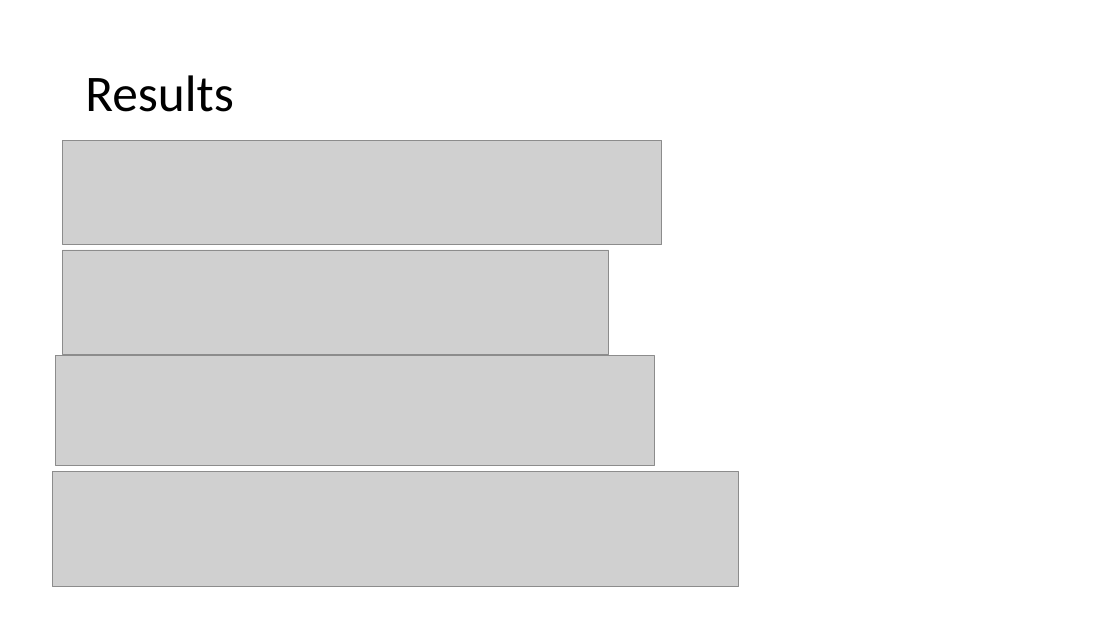
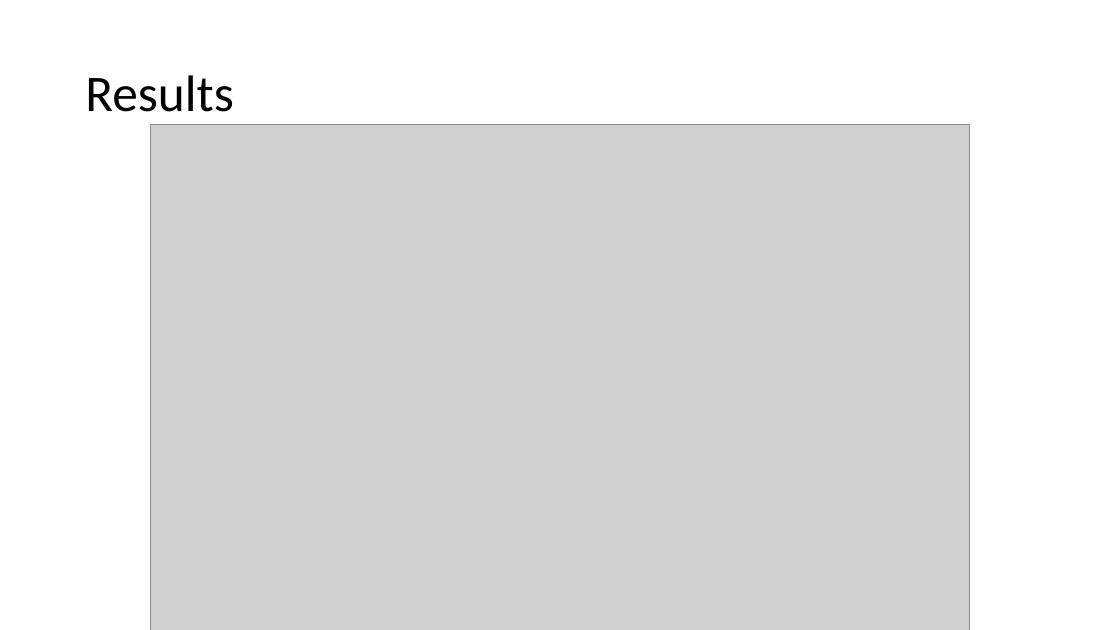
Before and after one commit to SunzidHassan/Study, a slide deck: slide 5 of LaTech/CAM611_Seminar/CAM Seminar Presentation.pptx. Drawn at 1120x630 pixels with LibreOffice and Linux fonts; fonts in the diff are those of the drawing; grey boxes stand for pictures. Boxes give left, top, right and bottom in pixels: in the first picture for what was removed or moved away, otherwise in the second. Text is boxed around its words. In the diff, an @@ line names an element or a change of style, - is before the commit and + after.

```diff
--- a/LaTech/CAM611_Seminar/CAM Seminar Presentation.pptx
+++ b/LaTech/CAM611_Seminar/CAM Seminar Presentation.pptx
@@ picture removed at bbox=[63, 140, 662, 245] @@
@@ picture added at bbox=[151, 124, 970, 630] @@
@@ picture removed at bbox=[63, 250, 609, 355] @@
@@ picture removed at bbox=[55, 355, 655, 465] @@
@@ picture removed at bbox=[52, 472, 739, 587] @@
```
Also in this commit, not shown: 3 other slides changed.
